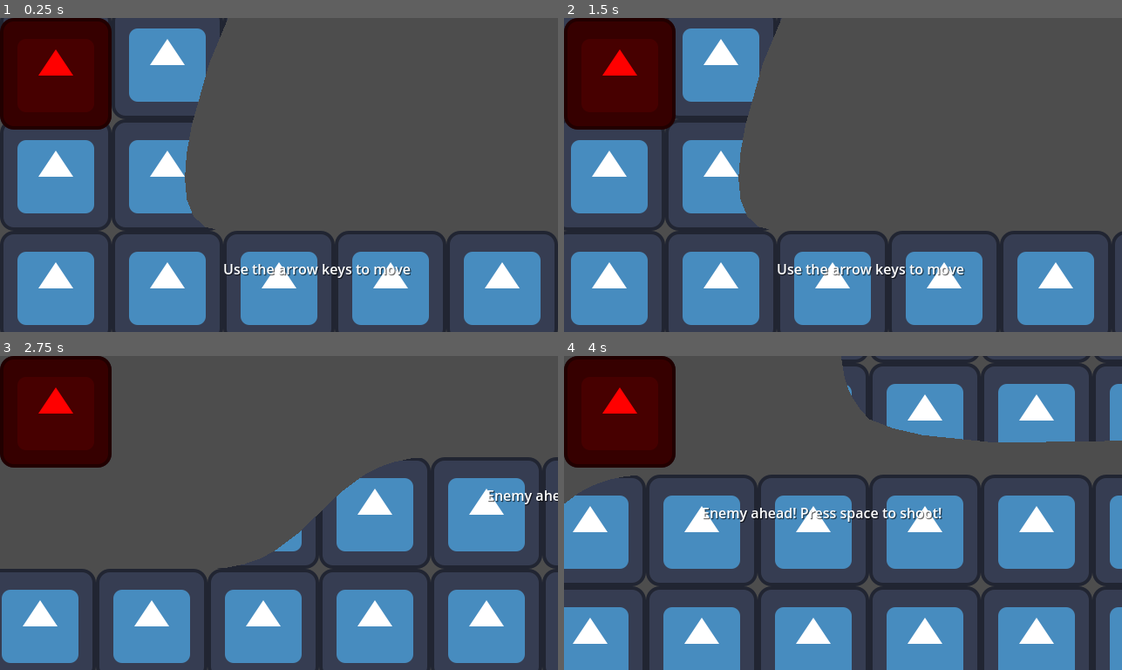
Above: before the commit, frames 1-4 (two rows, left to right).
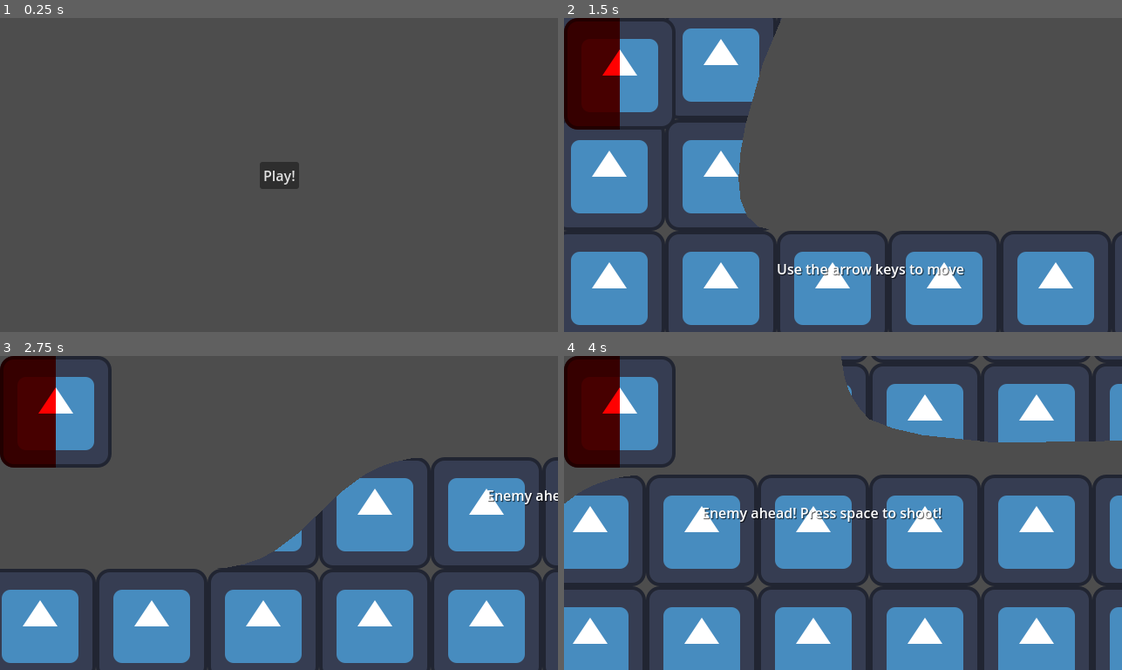
Above: after the commit, the same moments.

Repository: CrankyCranton/Metroidvania-Month-27-Jam
Game: Godot game, scene res://main.tscn
The game is run twice, just before and just after one commit, with the same random seed, the same clock (stepped at 60 frames per second) and the same inputs. Before the commit the project starts from res://world/level_1.tscn. The engine's default icon, where the game draws it, is replaced by a stand-in: a white triangle on a blue panel in a dark square.
Inputs (mouse positions are in pixels of both pictures, inside the frame that each line leads up to):
- Up to frame 1 (0.25 s): no input
- Up to frame 2 (1.5 s): click (843, 175) at 0.5 s, where only the run after the commit has a clickable "Play!"; tap Space at 1.25 s; move the mouse to (965, 159) at 1.27 s; hold Right (right) from 1.28 s (still down); hold Alt from 1.28 s (still down); click (965, 159) at 1.42 s
- Up to frame 3 (2.75 s): tap Space at 1.52, 2 s; release Right (right) at 2 s; release Alt at 2 s; drag from (167, 528) to (312, 566) at 2.02 s
- Up to frame 4 (4 s): tap Space at 2.75, 3.5 s; move the mouse to (898, 443) at 2.77 s; hold Right (right) 2.78-3.5 s; hold Ctrl 2.78-3.5 s; drag from (815, 575) to (859, 469) at 3.52 s

The runs differ from the first frame. In frame 1, 37% of the frame differs, in the area x 0-100%, y 0-100%; in frame 2, 3.5%; in frame 3, 3.5%; in frame 4, 3.5%.

Commit message:
Main screen

Diff:
--- /dev/null
+++ b/main.gd
@@ -0,0 +1,5 @@
+extends Control
+
+
+func _on_play_button_pressed() -> void:
+	get_tree().change_scene_to_file(PlayerData.level)
--- /dev/null
+++ b/main.tscn
@@ -0,0 +1,29 @@
+[gd_scene load_steps=2 format=3 uid="uid://ovn5qia02cm4"]
+
+[ext_resource type="Script" path="res://main.gd" id="1_yvrwb"]
+
+[node name="Main" type="Control"]
+layout_mode = 3
+anchors_preset = 15
+anchor_right = 1.0
+anchor_bottom = 1.0
+grow_horizontal = 2
+grow_vertical = 2
+script = ExtResource("1_yvrwb")
+
+[node name="PlayButton" type="Button" parent="."]
+layout_mode = 1
+anchors_preset = 8
+anchor_left = 0.5
+anchor_top = 0.5
+anchor_right = 0.5
+anchor_bottom = 0.5
+offset_left = -4.0
+offset_top = -4.0
+offset_right = 4.0
+offset_bottom = 4.0
+grow_horizontal = 2
+grow_vertical = 2
+text = "Play!"
+
+[connection signal="pressed" from="PlayButton" to="." method="_on_play_button_pressed"]
--- a/project.godot
+++ b/project.godot
@@ -11,7 +11,7 @@
 [application]
 
 config/name="Metroidvania Month 27 Jam"
-run/main_scene="res://world/level_1.tscn"
+run/main_scene="res://main.tscn"
 config/features=PackedStringArray("4.3", "GL Compatibility")
 config/icon="res://icon.svg"
 
